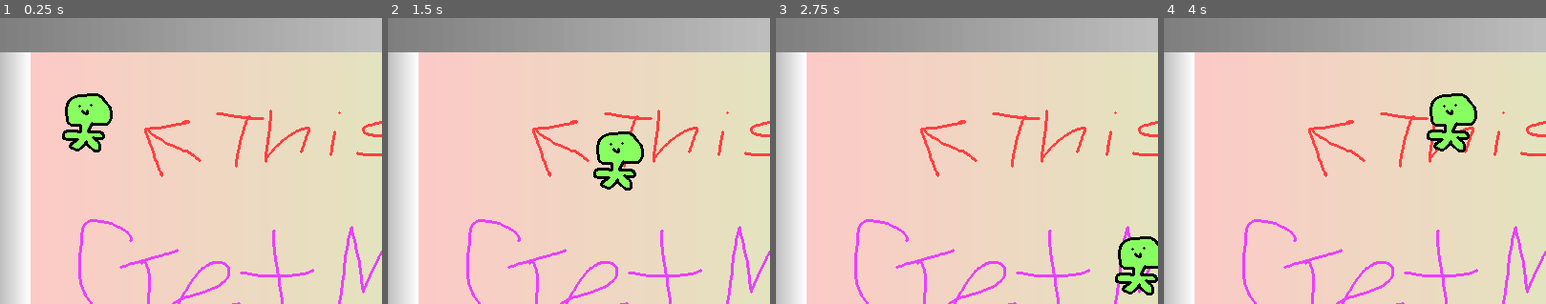
Above: before the commit, frames 1-4 (left to right).
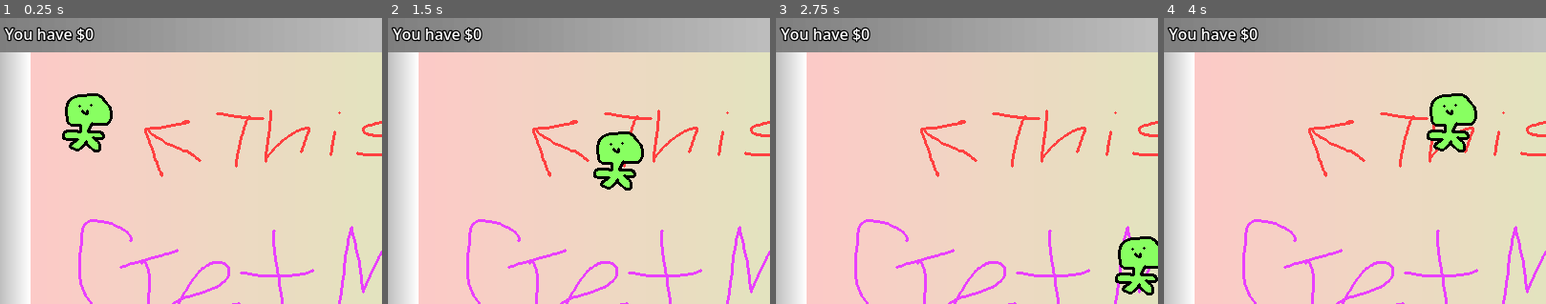
Above: after the commit, the same moments.

Repository: denniscarr/mask
Game: Godot game, scene res://global/main.tscn
Two runs of this game, one before a commit and one after it. Both use one fixed random seed, a clock stepped at 60 frames per second and the inputs below.
Inputs:
- Up to frame 1 (0.25 s): no input
- Up to frame 2 (1.5 s): tap Enter at 0.5 s; hold Right (right) 0.53-1.28 s; hold Down (down) from 1.28 s (still down)
- Up to frame 3 (2.75 s): release Down (down) at 2.03 s; hold Right (right) from 2.03 s (still down)
- Up to frame 4 (4 s): release Right (right) at 2.78 s; hold Up (up) 2.78-3.53 s; hold Left (left) from 3.53 s (still down)
The pictures show only the part of the screen within x 0-50%, y 0-50%; the shares and areas given below are measured in that part.

The runs differ from the first frame. In frame 1, 0.8% of the frame differs, in the area x 1-25%, y 3-9%; in frame 2, 0.8%; in frame 3, 0.8%; in frame 4, 0.8%.

Commit message:
Added score tracking and victory animation

Diff:
--- a/global/game_manager.gd
+++ b/global/game_manager.gd
@@ -2,8 +2,11 @@
 
 @export var _levels: Array[PackedScene]
 
+@export var _money_label: Label
+
 var _current_level: Level
 var _current_level_index: int = 0
+var _player_money: int = 0
 
 
 func _ready() -> void:
@@ -31,7 +34,9 @@
 	_load_level(_current_level_index)
 
 
-func _on_level_win():
+func _on_level_win(money_earned: int):
 	_current_level_index += 1
 	_current_level_index = mini(_current_level_index, _levels.size() - 1)
+	_player_money += money_earned
+	_money_label.text = "You have $%s" % _player_money
 	_load_level(_current_level_index)
--- a/global/main.tscn
+++ b/global/main.tscn
@@ -7,9 +7,32 @@
 
 [node name="Main" type="Node2D" unique_id=1520077453]
 
-[node name="GameManager" type="Node" parent="." unique_id=1655480295]
+[node name="GameManager" type="Node" parent="." unique_id=1655480295 node_paths=PackedStringArray("_money_label")]
 script = ExtResource("1_bty66")
 _levels = Array[PackedScene]([ExtResource("2_f1asi"), ExtResource("3_tfgyi"), ExtResource("4_hygse")])
+_money_label = NodePath("../CanvasLayer/MarginContainer/PlayerMoney")
 
 [node name="Camera2D" type="Camera2D" parent="." unique_id=2021046661]
 anchor_mode = 0
+
+[node name="CanvasLayer" type="CanvasLayer" parent="." unique_id=640668116]
+
+[node name="MarginContainer" type="MarginContainer" parent="CanvasLayer" unique_id=140292280]
+anchors_preset = 15
+anchor_right = 1.0
+anchor_bottom = 1.0
+grow_horizontal = 2
+grow_vertical = 2
+theme_override_constants/margin_left = 5
+theme_override_constants/margin_top = 5
+theme_override_constants/margin_right = 5
+theme_override_constants/margin_bottom = 5
+
+[node name="PlayerMoney" type="Label" parent="CanvasLayer/MarginContainer" unique_id=1602704288]
+layout_mode = 2
+size_flags_horizontal = 0
+size_flags_vertical = 0
+theme_override_colors/font_color = Color(1, 1, 1, 1)
+theme_override_colors/font_outline_color = Color(0, 0, 0, 1)
+theme_override_constants/outline_size = 5
+text = "You have $0"
--- /dev/null
+++ b/global/win_screen.gd
@@ -0,0 +1,21 @@
+class_name WinScreen
+extends Control
+
+@export var _money_label: Label
+
+
+func _ready() -> void:
+	modulate.a = 0.0
+	scale = Vector2.ONE * 0.1
+
+
+func do_animation(money: int):
+	visible = true
+
+	_money_label.text = "$%s" % money
+
+	var tween := create_tween()
+	tween.tween_property(self, "scale", Vector2.ONE, 0.8)
+	tween.parallel().tween_property(self, "modulate:a", 1.0, 0.8)
+
+	await tween.finished
--- /dev/null
+++ b/global/win_screen.tscn
@@ -0,0 +1,38 @@
+[gd_scene format=3 uid="uid://bmhp60a17fka6"]
+
+[ext_resource type="Texture2D" uid="uid://c3av4d635of0p" path="res://sprites/win_screen.png" id="1_vobnw"]
+[ext_resource type="Script" uid="uid://cyrqw1ttutcvd" path="res://global/win_screen.gd" id="2_adkw5"]
+
+[node name="WinScreen" type="TextureRect" unique_id=314638802 node_paths=PackedStringArray("_money_label")]
+self_modulate = Color(0.21568628, 1, 1, 1)
+offset_right = 40.0
+offset_bottom = 40.0
+texture = ExtResource("1_vobnw")
+script = ExtResource("2_adkw5")
+_money_label = NodePath("MoneyLabel")
+
+[node name="Label" type="Label" parent="." unique_id=2143768903]
+layout_mode = 0
+offset_left = 330.0
+offset_top = 290.0
+offset_right = 389.0
+offset_bottom = 313.0
+scale = Vector2(2.6923053, 2.7844162)
+theme_override_constants/outline_size = 4
+theme_override_font_sizes/font_size = 16
+text = "You got"
+horizontal_alignment = 1
+vertical_alignment = 1
+
+[node name="MoneyLabel" type="Label" parent="." unique_id=622203501]
+layout_mode = 0
+offset_left = 301.0
+offset_top = 329.00003
+offset_right = 360.0
+offset_bottom = 378.00003
+scale = Vector2(3.5042706, 5.5364532)
+theme_override_constants/outline_size = 4
+theme_override_font_sizes/font_size = 16
+text = "$100
+"
+horizontal_alignment = 1
--- a/goal/goal.gd
+++ b/goal/goal.gd
@@ -36,7 +36,7 @@
 
 func _collect():
 	visible = false
-	collected.emit()
+	collected.emit(_value)
 	_is_collected = true
 
 
--- a/level/level.gd
+++ b/level/level.gd
@@ -1,15 +1,14 @@
 class_name Level
 extends Node2D
 
-signal win
+signal win(money_earned: int)
 signal request_restart
 
-enum State {
-	START, GAMEPLAY, DEATH, WIN
-}
+enum State { START, GAMEPLAY, DEATH, WIN }
 
 @export var _player: Player
 @export var _goal: Goal
+@export var _win_screen: WinScreen
 
 var _state: State = State.START
 
@@ -23,10 +22,17 @@
 	_state = State.GAMEPLAY
 
 
-func _on_goal_collected():
+func _do_win(money: int):
+	await _win_screen.do_animation(money)
+	await get_tree().create_timer(0.6).timeout
+	win.emit(money)
+
+
+func _on_goal_collected(money: int):
 	if _state != State.WIN:
-		win.emit()
+		_player.movement_enabled = false
 		_state = State.WIN
+		_do_win(money)
 
 
 func _on_player_died():
--- a/level/level_base.tscn
+++ b/level/level_base.tscn
@@ -3,6 +3,7 @@
 [ext_resource type="PackedScene" uid="uid://bb5uc6nu74o4k" path="res://player/player.tscn" id="1_01rkt"]
 [ext_resource type="Script" uid="uid://0ipus8kh8s8g" path="res://level/level.gd" id="1_d8qi5"]
 [ext_resource type="PackedScene" uid="uid://dq1unsp1xw1jy" path="res://goal/goal.tscn" id="2_d8qi5"]
+[ext_resource type="PackedScene" uid="uid://bmhp60a17fka6" path="res://global/win_screen.tscn" id="4_j7wmq"]
 
 [sub_resource type="RectangleShape2D" id="RectangleShape2D_01rkt"]
 size = Vector2(64, 600)
@@ -16,10 +17,11 @@
 [sub_resource type="RectangleShape2D" id="RectangleShape2D_d8qi5"]
 size = Vector2(800, 72.26142)
 
-[node name="LevelBase" type="Node2D" unique_id=650837852 node_paths=PackedStringArray("_player", "_goal")]
+[node name="LevelBase" type="Node2D" unique_id=650837852 node_paths=PackedStringArray("_player", "_goal", "_win_screen")]
 script = ExtResource("1_d8qi5")
 _player = NodePath("Player")
 _goal = NodePath("Goal")
+_win_screen = NodePath("CanvasLayer/WinScreen")
 
 [node name="Background" type="Sprite2D" parent="." unique_id=1273324262]
 z_index = -100
@@ -77,3 +79,9 @@
 [node name="Sprite2D" type="Sprite2D" parent="Wall4" unique_id=1477322391]
 scale = Vector2(12.72, 1.1328)
 texture = SubResource("GradientTexture2D_d8qi5")
+
+[node name="CanvasLayer" type="CanvasLayer" parent="." unique_id=214695427]
+
+[node name="WinScreen" parent="CanvasLayer" unique_id=314638802 instance=ExtResource("4_j7wmq")]
+visible = false
+pivot_offset_ratio = Vector2(0.5, 0.5)
--- a/player/player.gd
+++ b/player/player.gd
@@ -6,6 +6,8 @@
 const MASK_OFFSET = Vector2(2, -14)
 
 @export var _default_movement: PlayerMovement
+
+var movement_enabled: bool = true
 
 var _equipped_mask: Mask
 var _movement: PlayerMovement
@@ -20,7 +22,7 @@
 
 
 func _physics_process(delta: float) -> void:
-	if _is_dead:
+	if _is_dead or not movement_enabled:
 		return
 
 	_movement.physics_step(delta)
Not shown, added: global/win_screen.gd.uid
Binary file added: sprites/win_screen.png
Not shown, added: sprites/win_screen.png.import
Not shown, added: sprites/win_screen.gal
